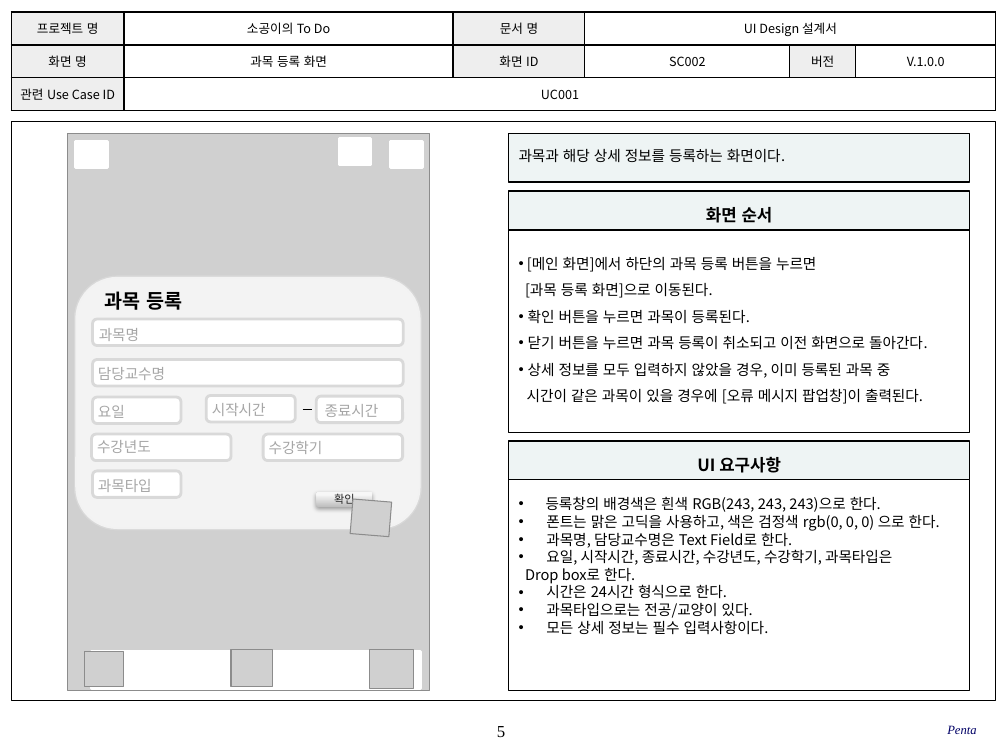
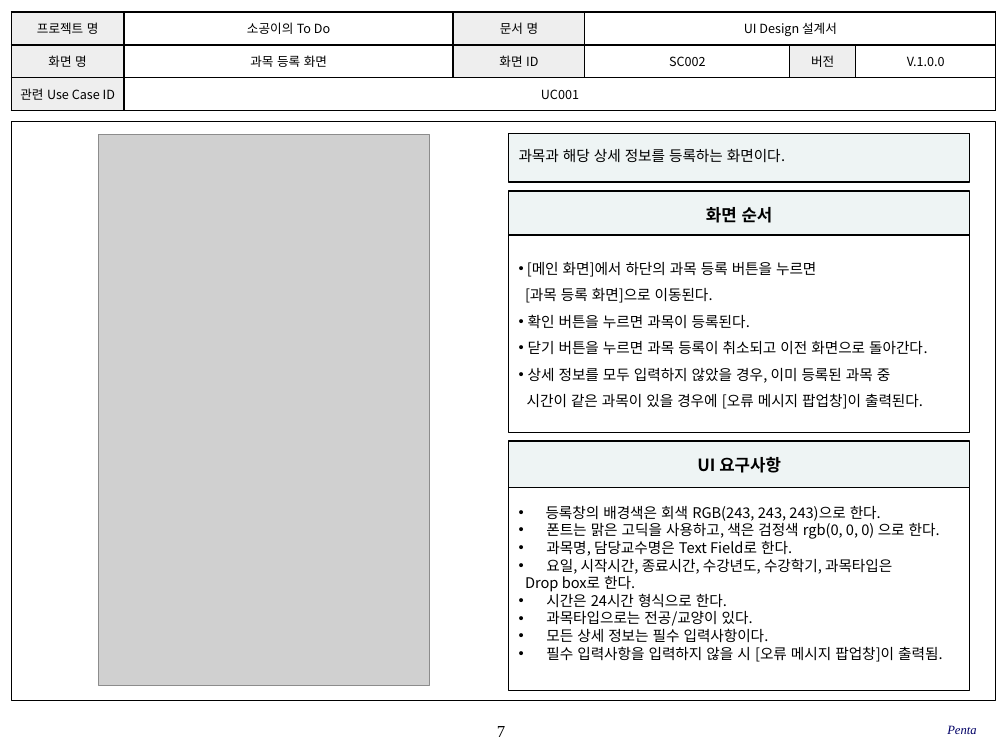
Before and after one commit to SE-admin/SE2017_5_mixharmony, a slide deck: slide 7 of doc/3_ 설계서/UI Design_05_penta.pptx (slide 5 before the commit). Drawn at 1008x756 pixels with LibreOffice and Linux fonts; fonts in the diff are those of the drawing; grey boxes stand for pictures; background and template pictures are left out. Boxes give left, top, right and bottom in pixels: in the first picture for what was removed or moved away, otherwise in the second. Text is boxed around its words. In the diff, an @@ line names an element or a change of style, - is before the commit and + after.

```diff
--- a/doc/3_ 설계서/UI Design_05_penta.pptx
+++ b/doc/3_ 설계서/UI Design_05_penta.pptx
@@ picture: place and size @@
-picture at <box>68,133,429,689</box>
+picture at <box>99,135,430,685</box>
@@ rectangle "[메인 화면]에서 하단의 과목 등록 ...": place and size @@
-rectangle "[메인 화면]에서 하단의 과목 등록 ..." at <box>509,230,971,432</box>
+rectangle "[메인 화면]에서 하단의 과목 등록 ..." at <box>509,235,971,432</box>
@@ rectangle "UI 요구사항": place and size @@
-rectangle "UI 요구사항" at <box>509,440,971,479</box>
+rectangle "UI 요구사항" at <box>509,440,971,487</box>
@@ group removed at <box>76,139,422,689</box>: 10 rounded rectangles, 9 texts, 4 rectangles, 4 pictures, 1 line @@
-과목 등록
-과목명
-담당교수명
-요일
-시작시간
-종료시간
-수강년도
-수강학기
-확인
-과목타입
@@ rectangle "등록창의 배경색은 회색 RGB(243, 243, ...": place and size @@
-rectangle "등록창의 배경색은 회색 RGB(243, 243, ..." at <box>509,479,971,689</box>
+rectangle "등록창의 배경색은 회색 RGB(243, 243, ..." at <box>509,488,971,690</box>
@@ text in rectangle at <box>546,506,881,521</box>: text changed @@
-• 등록창의 배경색은 흰색 RGB(243, 243, 243)으로 한다.
+• 등록창의 배경색은 회색 RGB(243, 243, 243)으로 한다.
@@ text in rectangle at <box>546,646,942,662</box>: paragraph added @@
+• 필수 입력사항을 입력하지 않을 시 [오류 메시지 팝업창]이 출력됨.
@@ page number at <box>497,726,505,737</box>: text changed @@
-5
+7
```
Also in this commit, not shown: 12 other slides changed, 20 slides added.
